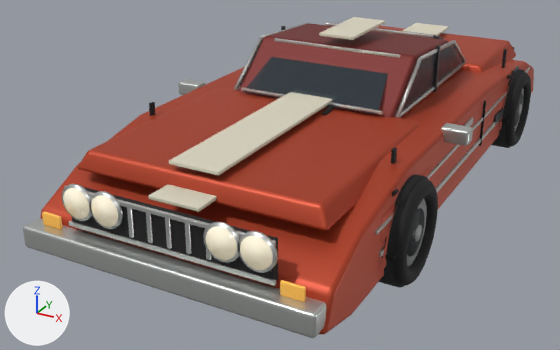
Before and after pictures for a commit that changed the glTF model play-src/assets/models/vehicles/sabre-turbo.glb.
One viewpoint serves both versions: a camera (50 mm lens) standing at (2.92, -6.64, 3.22) and looking at (-0.44, -0.52, 0.16). Arrows for +X, +Y and +Z are at lower left; the lights stay in place. The older version comes first. Where no turn or scale is listed for an object, it has been applied to the vertices.

The older version as bpy lines, for what is in view:
```python
ob_body_attachedmuscleshell = bpy.data.objects.new('Body_AttachedMuscleShell', me_body_attachedmuscleshellmesh)
ob_body_attachedmuscleshell.location = (0.0, 0.0, 0.0)
ob_fender_frontshoulder_right = bpy.data.objects.new('Fender_FrontShoulder_Right', me_cube_062)
ob_fender_frontshoulder_right.location = (1.14, -1.6, 0.7)
ob_hood_integratedlongmusclehood = bpy.data.objects.new('Hood_IntegratedLongMuscleHood', me_hood_integratedlongmusclehoodmesh)
ob_hood_integratedlongmusclehood.location = (0.0, 0.0, 0.0)
ob_trim_midbodychromeline_right = bpy.data.objects.new('Trim_MidBodyChromeLine_Right', me_cube_067)
ob_trim_midbodychromeline_right.location = (1.238, 0.08, 0.74)
ob_trunk_integratedslopeddeck = bpy.data.objects.new('Trunk_IntegratedSlopedDeck', me_trunk_integratedslopeddeckmesh)
ob_trunk_integratedslopeddeck.location = (0.0, 0.0, 0.0)
ob_wheelmesh_wheelfrontleft_treadgroove_2 = bpy.data.objects.new('WheelMesh_WheelFrontLeft_TreadGroove_2', me_cube_074)
ob_wheelmesh_wheelfrontleft_treadgroove_2.location = (-1.105, -1.6, 0.9)
ob_wheelmesh_wheelfrontright_treadgroove_1 = bpy.data.objects.new('WheelMesh_WheelFrontRight_TreadGroove_1', me_cube_081)
ob_wheelmesh_wheelfrontright_treadgroove_1.location = (1.105, -1.904, 0.774)
ob_wheelmesh_wheelfrontright_treadgroove_2 = bpy.data.objects.new('WheelMesh_WheelFrontRight_TreadGroove_2', me_cube_082)
ob_wheelmesh_wheelfrontright_treadgroove_2.location = (1.105, -1.6, 0.9)
ob_wheelmesh_wheelrearright_treadgroove_2 = bpy.data.objects.new('WheelMesh_WheelRearRight_TreadGroove_2', me_cube_086)
ob_wheelmesh_wheelrearright_treadgroove_2.location = (1.105, 1.66, 0.9)
# also in view: 'Stripe_FlushRoofCenter' at (0.0, 0.12, 1.53); 'Trim_ChromeRocker_Right' at (1.24, 0.05, 0.52); 'Stripe_FrontNoseReturn' at (0.0, -2.66, 0.93); 'WheelMesh_WheelRearRight_TreadBarrel' at (1.11, 1.66, 0.47); 'Cabin_AttachedFastbackGreenhouse' at (0.0, 0.32, 1.21)
```
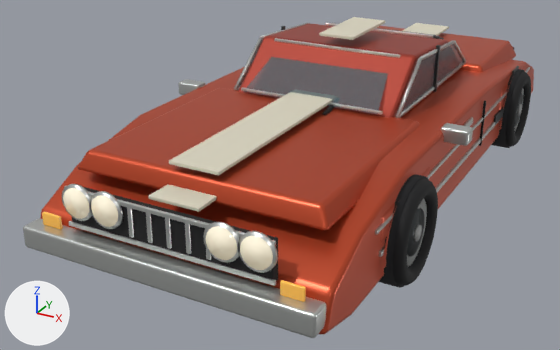
Pixel boxes [x1, y1, x2, y2] of what changed, in the pictures (560 x 350 px):
'Body_AttachedMuscleShell', recoloured, surface changed
    both: [89, 61, 513, 300]
'Hood_IntegratedLongMuscleHood', recoloured, surface changed
    both: [89, 90, 398, 227]
'Cabin_AttachedFastbackGreenhouse', recoloured, surface changed (dark red to red)
    both: [238, 23, 448, 117]
'Glass_AttachedWindshield', recoloured
    both: [244, 57, 388, 114]
'Glass_AttachedSideWindow_Right', recoloured
    both: [401, 44, 464, 113]
'WheelMesh_WheelFrontRight_TreadGroove_2', deleted
    before: [391, 147, 397, 164]
'WheelMesh_WheelFrontLeft_TreadGroove_2', deleted
    before: [149, 102, 155, 116]
'WheelMesh_WheelRearRight_TreadGroove_2', deleted
    before: [502, 49, 507, 68]
'Glass_AttachedSideWindow_Left', recoloured
    both: [239, 40, 263, 87]
'WheelArch_RearBodyLip_Right', recoloured, surface changed
    both: [500, 77, 513, 127]
'WheelMesh_WheelFrontRight_TreadGroove_1', deleted
    before: [392, 189, 399, 197]

Diff of the bpy script that builds the scene:
```diff
--- a/play-src/assets/models/vehicles/sabre-turbo.glb.py
+++ b/play-src/assets/models/vehicles/sabre-turbo.glb.py
@@ mat_deep_burnt_red_metallic_paint @@
 mat_deep_burnt_red_metallic_paint = principled_material('deep_burnt_red_metallic_paint')
-mat_deep_burnt_red_metallic_paint.base_color = (0.48, 0.06, 0.022)  # red #b84529
-mat_deep_burnt_red_metallic_paint.metallic = 0.46
-mat_deep_burnt_red_metallic_paint.roughness = 0.48
+mat_deep_burnt_red_metallic_paint.base_color = (0.56, 0.075, 0.026)  # orange #c54d2d
+mat_deep_burnt_red_metallic_paint.metallic = 0.58
+mat_deep_burnt_red_metallic_paint.roughness = 0.36
@@ mat_dark_red_shadowed_cabin_paint @@
 mat_dark_red_shadowed_cabin_paint = principled_material('dark_red_shadowed_cabin_paint')
-mat_dark_red_shadowed_cabin_paint.base_color = (0.18, 0.018, 0.014)  # dark red #76241f
-mat_dark_red_shadowed_cabin_paint.metallic = 0.32
+mat_dark_red_shadowed_cabin_paint.base_color = (0.38, 0.045, 0.024)  # red #a63c2b
+mat_dark_red_shadowed_cabin_paint.metallic = 0.48
+mat_dark_red_shadowed_cabin_paint.roughness = 0.4
@@ mat_attached_smoked_reflective_glass @@
+mat_attached_smoked_reflective_glass = principled_material('attached_smoked_reflective_glass')
+mat_attached_smoked_reflective_glass.base_color = (0.095, 0.15, 0.17)  # greyish cyan #576c73
+mat_attached_smoked_reflective_glass.roughness = 0.16
+mat_attached_smoked_reflective_glass.alpha = 0.68
@@ me_glass_attachedsidewindow_leftmesh @@
 me_glass_attachedsidewindow_leftmesh.from_pydata(...)  # 4 vertices, 2 faces; spans x -0.8, y -0.74..1.22, z 1.03..1.42
-me_glass_attachedsidewindow_leftmesh.materials.append(mat_attached_smoked_black_glass)  # dark blue #1d2f37
+me_glass_attachedsidewindow_leftmesh.materials.append(mat_attached_smoked_reflective_glass)  # greyish cyan #576c73
@@ me_glass_attachedsidewindow_rightmesh @@
 me_glass_attachedsidewindow_rightmesh.from_pydata(...)  # 4 vertices, 2 faces; spans x 0.8, y -0.74..1.22, z 1.03..1.42
-me_glass_attachedsidewindow_rightmesh.materials.append(mat_attached_smoked_black_glass)  # dark blue #1d2f37
+me_glass_attachedsidewindow_rightmesh.materials.append(mat_attached_smoked_reflective_glass)  # greyish cyan #576c73
@@ me_glass_attachedwindshieldmesh @@
 me_glass_attachedwindshieldmesh.from_pydata(...)  # 4 vertices, 2 faces; spans x -0.66..0.66, y -0.826..-0.266, z 1.065..1.405
-me_glass_attachedwindshieldmesh.materials.append(mat_attached_smoked_black_glass)  # dark blue #1d2f37
+me_glass_attachedwindshieldmesh.materials.append(mat_attached_smoked_reflective_glass)  # greyish cyan #576c73
@@ ob_wheelmesh_wheelfrontleft_treadgroove_2 @@
-ob_wheelmesh_wheelfrontleft_treadgroove_2 = bpy.data.objects.new('WheelMesh_WheelFrontLeft_TreadGroove_2', me_cube_074)
-ob_wheelmesh_wheelfrontleft_treadgroove_2.location = (-1.105, -1.6, 0.9)
@@ ob_wheelmesh_wheelfrontright_treadgroove_1 @@
-ob_wheelmesh_wheelfrontright_treadgroove_1 = bpy.data.objects.new('WheelMesh_WheelFrontRight_TreadGroove_1', me_cube_081)
-ob_wheelmesh_wheelfrontright_treadgroove_1.location = (1.105, -1.904, 0.774)
@@ ob_wheelmesh_wheelfrontright_treadgroove_2 @@
-ob_wheelmesh_wheelfrontright_treadgroove_2 = bpy.data.objects.new('WheelMesh_WheelFrontRight_TreadGroove_2', me_cube_082)
-ob_wheelmesh_wheelfrontright_treadgroove_2.location = (1.105, -1.6, 0.9)
@@ ob_wheelmesh_wheelrearright_treadgroove_2 @@
-ob_wheelmesh_wheelrearright_treadgroove_2 = bpy.data.objects.new('WheelMesh_WheelRearRight_TreadGroove_2', me_cube_086)
-ob_wheelmesh_wheelrearright_treadgroove_2.location = (1.105, 1.66, 0.9)
```
